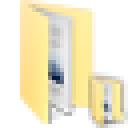
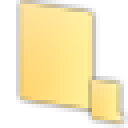
Revision of a layered (128, 128) image; what changed, layer by layer:
showed "read subforum" over [left=92, top=80, right=124, bottom=124]
showed "read" over [left=20, top=0, right=100, bottom=112]
hid "unread subforum" over [left=92, top=76, right=124, bottom=128]
hid "unread" over [left=20, top=0, right=100, bottom=124]
